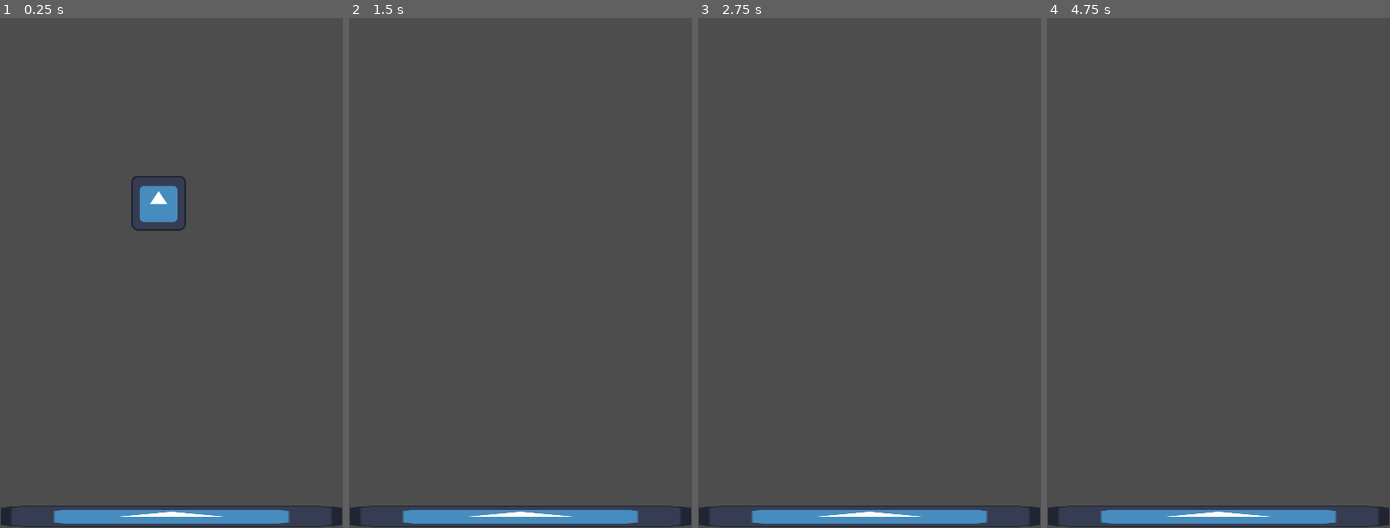
Above: before the commit, frames 1-4 (left to right).
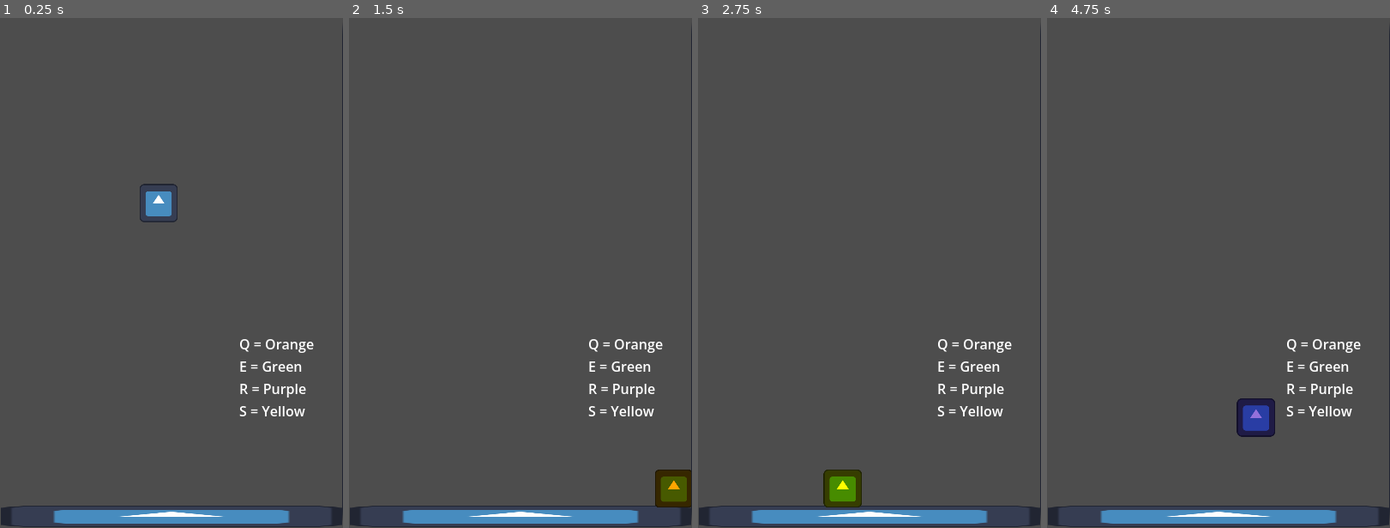
Above: after the commit, the same moments.

Repository: Abbby1007/Melanotaenia-4.0
Game: Godot game, scene res://Levels/tutorial.tscn
Two runs of this game, one before a commit and one after it. Both use one fixed random seed, a clock stepped at 60 frames per second and the inputs below. The engine's default icon, where the game draws it, is replaced by a stand-in: a white triangle on a blue panel in a dark square.
Inputs (mouse positions are in pixels of both pictures, inside the frame that each line leads up to):
- Up to frame 1 (0.25 s): no input
- Up to frame 2 (1.5 s): tap Enter at 0.5 s; move the mouse to (595, 237) at 0.52 s; hold Right (move_right) from 0.53 s (still down); tap E (green, bound only after the commit) at 0.6 s; click (595, 237) at 0.67 s; tap Space (Jump) at 0.77 s; tap Q (orange, bound only after the commit) at 0.8, 1.35 s; move the mouse to (451, 288) at 1.27 s
- Up to frame 3 (2.75 s): tap Space (Jump) at 1.52 s; tap R (purple, bound only after the commit) at 1.55, 2.1 s; move the mouse to (903, 145) at 2.02 s; release Right (move_right) at 2.03 s; hold Left (move_left) from 2.03 s (still down); tap S (yellow, bound only after the commit) at 2.3 s
- Up to frame 4 (4.75 s): move the mouse to (1201, 369) at 2.77 s; release Left (move_left) at 2.78 s; hold Right (move_right) 2.78-4.28 s; tap S (yellow, bound only after the commit) at 2.85 s; click (1201, 369) at 2.92 s; tap Space (Jump) at 3.02, 3.77, 4.25, 4.52 s; tap E (green, bound only after the commit) at 3.05, 3.6 s; move the mouse to (1321, 339) at 3.52 s; tap Q (orange, bound only after the commit) at 3.8, 4.35 s; move the mouse to (1115, 181) at 4.27 s; hold Left (move_left) from 4.28 s (still down); tap R (purple, bound only after the commit) at 4.55 s

The runs differ from the first frame. In frame 1, 1.6% of the frame differs, in the area x 38-100%, y 1-98%; in frame 2, 1.7%; in frame 3, 1.7%; in frame 4, 1.8%, in the area x 55-100%, y 1-98%.

Commit message:
Color input
I added code to where the player's color changes based on key input
Q = Orange
E = Green
R= Purple
S = Yellow

Diff:
--- a/Levels/tutorial.tscn
+++ b/Levels/tutorial.tscn
@@ -8,18 +8,58 @@
 
 [node name="Tutorial" type="Node2D" unique_id=489865250]
 
-[node name="StaticBody2D" type="StaticBody2D" parent="." unique_id=312796801]
+[node name="FloorWall" type="StaticBody2D" parent="." unique_id=312796801]
 position = Vector2(65, 555)
 metadata/_edit_group_ = true
 
-[node name="Sprite2D" type="Sprite2D" parent="StaticBody2D" unique_id=3186749]
+[node name="Sprite2D" type="Sprite2D" parent="FloorWall" unique_id=3186749]
 position = Vector2(135, 51.5)
 scale = Vector2(3.109375, 0.1953125)
 texture = ExtResource("2_0xeif")
 
-[node name="CollisionShape2D" type="CollisionShape2D" parent="StaticBody2D" unique_id=509378255]
+[node name="CollisionShape2D" type="CollisionShape2D" parent="FloorWall" unique_id=509378255]
 position = Vector2(136, 51.5)
 shape = SubResource("RectangleShape2D_gdvy0")
 
 [node name="CharacterBody2D" parent="." unique_id=161638094 instance=ExtResource("2_lalqu")]
 position = Vector2(185, 213)
+
+[node name="leftWall" type="StaticBody2D" parent="." unique_id=1563125523]
+position = Vector2(39, 109)
+rotation = 1.5707964
+scale = Vector2(1.6392032, 1)
+metadata/_edit_group_ = true
+
+[node name="Sprite2D" type="Sprite2D" parent="leftWall" unique_id=302554704]
+position = Vector2(135, 51.5)
+scale = Vector2(3.109375, 0.1953125)
+texture = ExtResource("2_0xeif")
+
+[node name="CollisionShape2D" type="CollisionShape2D" parent="leftWall" unique_id=960224297]
+position = Vector2(136, 51.5)
+shape = SubResource("RectangleShape2D_gdvy0")
+
+[node name="rightWall" type="StaticBody2D" parent="." unique_id=1171443375]
+position = Vector2(334.99997, 538)
+rotation = -1.5707964
+scale = Vector2(1.6000395, 1.6288866)
+metadata/_edit_group_ = true
+
+[node name="Sprite2D" type="Sprite2D" parent="rightWall" unique_id=783067918]
+position = Vector2(135, 51.5)
+scale = Vector2(3.109375, 0.1953125)
+texture = ExtResource("2_0xeif")
+
+[node name="CollisionShape2D" type="CollisionShape2D" parent="rightWall" unique_id=1358770167]
+position = Vector2(136, 51.5)
+shape = SubResource("RectangleShape2D_gdvy0")
+
+[node name="Label" type="Label" parent="." unique_id=2076779496]
+offset_left = 279.0
+offset_top = 394.0
+offset_right = 367.0
+offset_bottom = 495.0
+text = "Q = Orange
+E = Green
+R = Purple
+S = Yellow"
--- a/Player.tscn
+++ b/Player.tscn
@@ -7,7 +7,7 @@
 size = Vector2(121, 122)
 
 [node name="CharacterBody2D" type="CharacterBody2D" unique_id=161638094]
-scale = Vector2(0.5, 0.5)
+scale = Vector2(0.34870508, 0.34780863)
 script = ExtResource("1_kpjcp")
 
 [node name="Sprite2D" type="Sprite2D" parent="." unique_id=1106399694]
--- a/player.gd
+++ b/player.gd
@@ -1,4 +1,5 @@
 extends CharacterBody2D
+# This variable updates the sprite's texture modulation when changed in the inspector
 
 
 const SPEED = 300.0
@@ -23,3 +24,22 @@
 		velocity.x = move_toward(velocity.x, 0, SPEED)
 
 	move_and_slide()
+
+
+	#based on players input their color changes
+
+	#When Q is pressed it changes to Orange
+	if Input.is_action_just_pressed("orange"):
+			modulate = Color.ORANGE
+
+	#When e is pressed it changes to Green
+	if Input.is_action_just_pressed("green"):
+			modulate = Color.SEA_GREEN
+
+	#When R is pressed it changes to Purple
+	if Input.is_action_just_pressed("purple"):
+			modulate = Color.MEDIUM_PURPLE
+
+	#When S is pressed it changes to Yellow
+	if Input.is_action_just_pressed("yellow"):
+			modulate = Color.YELLOW
--- a/project.godot
+++ b/project.godot
@@ -45,6 +45,26 @@
 , Object(InputEventKey,"resource_local_to_scene":false,"resource_name":"","device":-1,"window_id":0,"alt_pressed":false …(183 unchanged characters)…
 ]
 }
+orange={
+"deadzone": 0.2,
+"events": [Object(InputEventKey,"resource_local_to_scene":false,"resource_name":"","device":-1,"window_id":0,"alt_pressed":false,"shift_pressed":false,"ctrl_pressed":false,"meta_pressed":false,"pressed":false,"keycode":0,"physical_keycode":81,"key_label":0,"unicode":113,"location":0,"echo":false,"script":null)
+]
+}
+green={
+"deadzone": 0.2,
+"events": [Object(InputEventKey,"resource_local_to_scene":false,"resource_name":"","device":-1,"window_id":0,"alt_pressed":false,"shift_pressed":false,"ctrl_pressed":false,"meta_pressed":false,"pressed":false,"keycode":0,"physical_keycode":69,"key_label":0,"unicode":101,"location":0,"echo":false,"script":null)
+]
+}
+purple={
+"deadzone": 0.2,
+"events": [Object(InputEventKey,"resource_local_to_scene":false,"resource_name":"","device":-1,"window_id":0,"alt_pressed":false,"shift_pressed":false,"ctrl_pressed":false,"meta_pressed":false,"pressed":false,"keycode":0,"physical_keycode":82,"key_label":0,"unicode":114,"location":0,"echo":false,"script":null)
+]
+}
+yellow={
+"deadzone": 0.2,
+"events": [Object(InputEventKey,"resource_local_to_scene":false,"resource_name":"","device":-1,"window_id":0,"alt_pressed":false,"shift_pressed":false,"ctrl_pressed":false,"meta_pressed":false,"pressed":false,"keycode":0,"physical_keycode":83,"key_label":0,"unicode":115,"location":0,"echo":false,"script":null)
+]
+}
 
 [physics]
 
